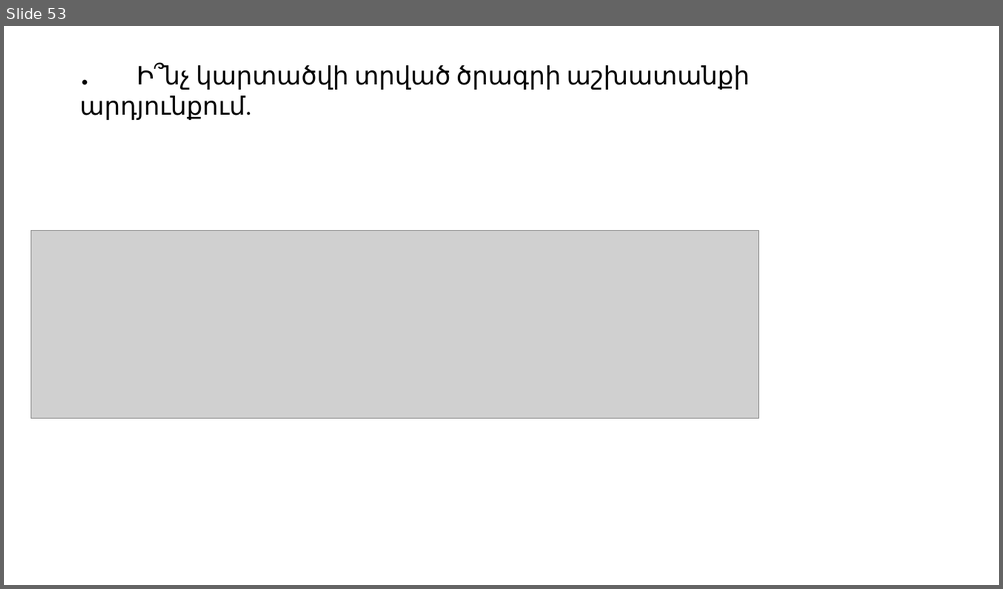
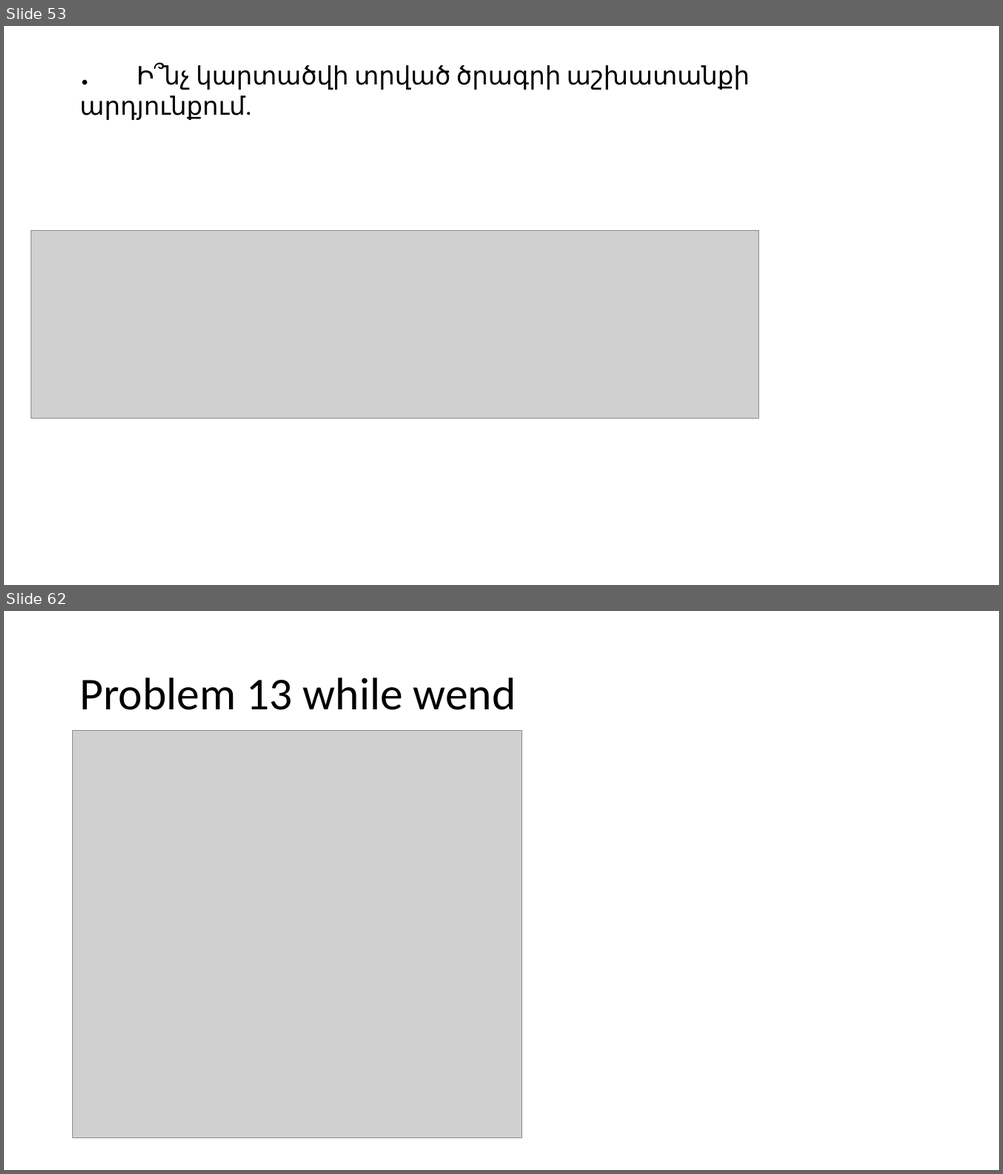
Before and after one commit to Zilfimian/VBA-Spring_2019-YSU, a slide deck: Problems/VBA.pptx. Shown one above the other, each under a label of ours: slide 53 before the commit, slides 53 and 62 after it; the slides between them are not shown. The pictures are 1003x589 and 1003x1174 pixels, drawn with LibreOffice and Linux fonts; fonts in the diff are those of the drawing; grey boxes stand for pictures. Boxes give left, top, right and bottom in pixels: in the first picture for what was removed or moved away, otherwise in the second. Text is boxed around its words. In the diff, an @@ line names an element or a change of style, - is before the commit and + after.

```diff
--- a/Problems/VBA.pptx
+++ b/Problems/VBA.pptx
@@ slide 62 added at (4, 611, 999, 1170), background #FFFFFF @@
@@ title added at (79, 678, 516, 710), 44 pt, text #000000 @@
+Problem 13 while wend
@@ picture added at (73, 731, 522, 1139) @@
```
Also in this commit, not shown: 1 slide changed, 14 other slides added.
